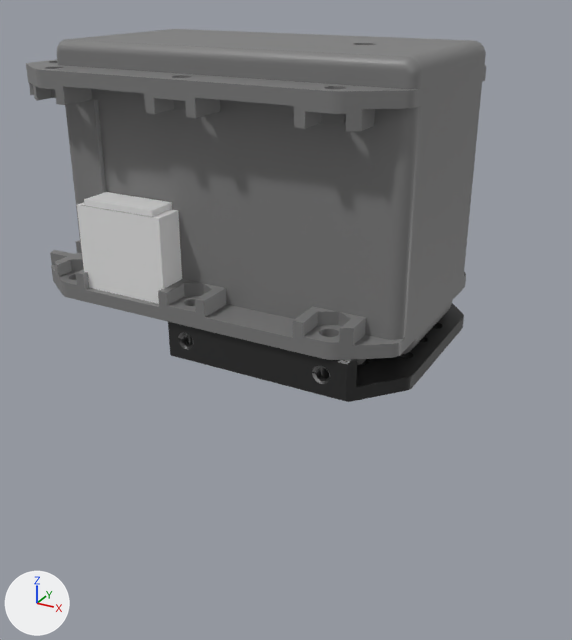
Two versions of the COLLADA model vector_common/vector_description/meshes/sensors/visual/pan_actuator.dae, one commit apart.
Both versions are drawn from a 50 mm lens placed at (0.0452, -0.1042, 0.0524), pointed at (-0.0097, -0.0043, 0.0025). Lighting does not change. The marker at lower left points along +X, +Y and +Z. Vertices at the same position are counted once.

Objects in the first picture: 'pan_actuator'.
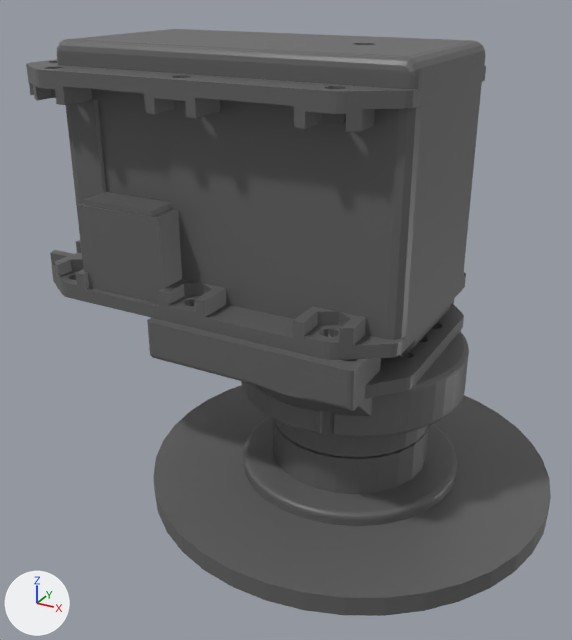
Changed parts and their boxes [x1, y1, x2, y2] in the pictures (572 x 640 px):
'pan_actuator', reshaped (14% wider, 57% taller)
    before: [26, 29, 486, 402]
    after: [26, 29, 551, 616]
part 1 of me_pan_actuator, added
    after: [153, 385, 551, 616]
part 2 of me_pan_actuator, cut back
    before: [26, 29, 486, 401]
    after: [27, 39, 486, 457]
part 3 of me_pan_actuator, recoloured
    both: [26, 55, 486, 360]
part 4 of me_pan_actuator, recoloured
    both: [353, 303, 463, 399]
part 5 of me_pan_actuator, recoloured
    both: [77, 192, 182, 304]

What changed in the scene script:
```text
Add mat_material:
    mat_material = principled_material('Material')
    mat_material.base_color = (0.12, 0.12, 0.12)  # dark grey #616161
    mat_material.roughness = 0.44
Change me_pan_actuator:
    used by ob_pan_actuator; location = (0.0, 0.0, 0.0)
    remove me_pan_actuator.from_pydata(...)  # 10543 vertices, 21582 faces; spans x -0.0481..0.014, y -0.0201..0.0201, z 0.0..0.0435
    add me_pan_actuator.from_pydata(...)  # 7076 vertices, 14528 faces; spans x -0.0481..0.0325, y -0.0324..0.0324, z -0.0257..0.0435
    me_pan_actuator part 1: a new loose piece of 695 vertices spanning x -0.0325..0.0325, y -0.0324..0.0324, z -0.0257..-0.0083, in mat_material (dark grey #616161)
    me_pan_actuator part 2: 101 vertices moved within x -0.0425..0.0122, y -0.0183..0.0183, z 0.0..0.0433; 7093 vertices removed from x -0.0481..0.014, y -0.0201..0.0201, z 0.0..0.0435; 2931 vertices added at x -0.0479..0.0177, y -0.0216..0.0216, z -0.0139..0.0434
    me_pan_actuator part 3: 1142 faces spanning x -0.0481..0.013, y -0.0201..0.0201, z 0.0018..0.042 switch from mat_material_001 (grey #7c7c7c) to mat_material (dark grey #616161)
    me_pan_actuator part 4: 692 faces spanning x -0.021..0.014, y -0.0195..0.0195, z 0.0..0.006 switch from mat_material_002 (black #292929) to mat_material (dark grey #616161)
    me_pan_actuator part 5: 54 faces spanning x -0.0367..-0.0217, y -0.0191..0.0191, z 0.008..0.0219 switch from mat_material_003 (white #e7e7e7) to mat_material (dark grey #616161)
```
